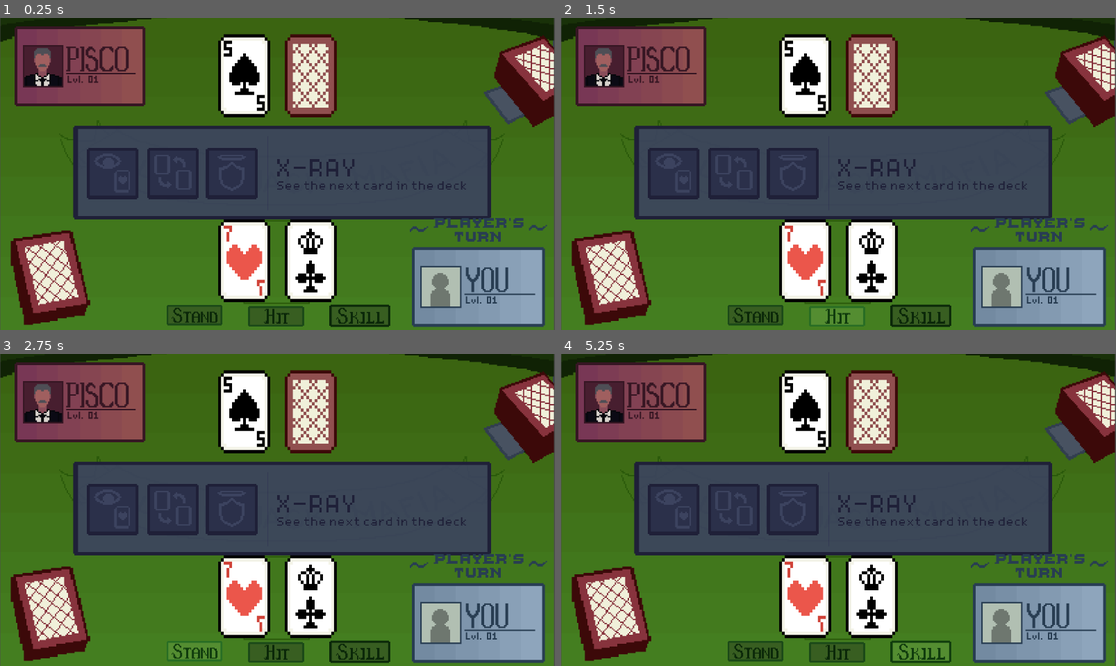
Above: before the commit, frames 1-4 (two rows, left to right).
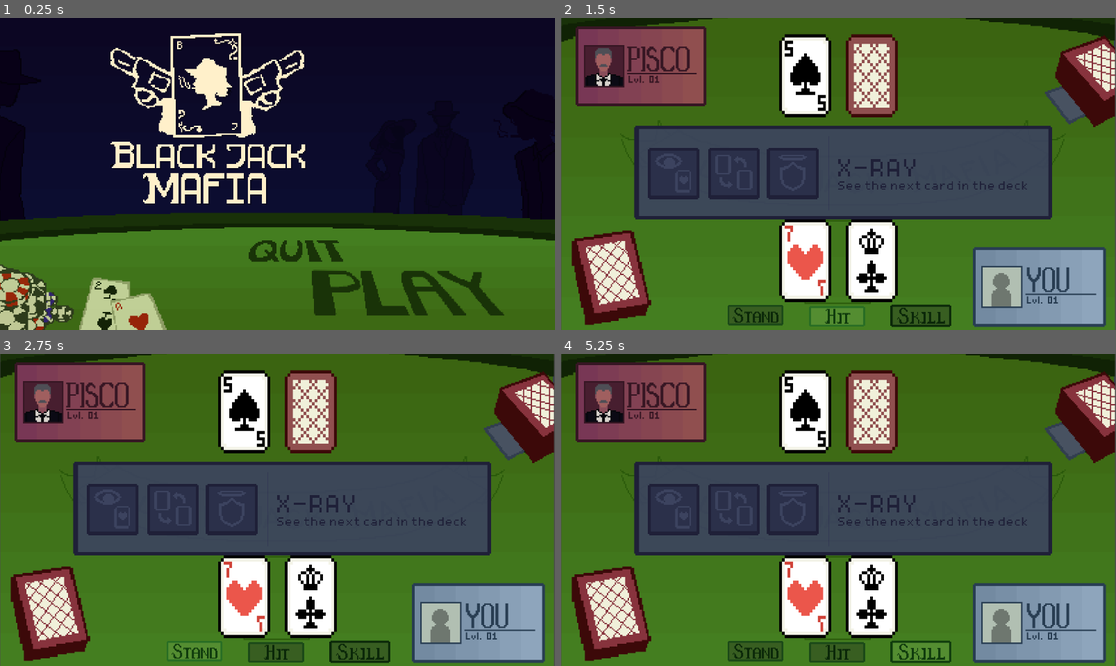
Above: after the commit, the same moments.

Repository: KANKAN25/BlackJackMafia
Game: Godot game, scene res://Main.tscn
The game is run twice, just before and just after one commit, with the same random seed, the same clock (stepped at 60 frames per second) and the same inputs.
Inputs (mouse positions are in pixels of both pictures, inside the frame that each line leads up to):
- Up to frame 1 (0.25 s): no input
- Up to frame 2 (1.5 s): click (921, 314) at 0.52 s; click (838, 317) at 1.25 s
- Up to frame 3 (2.75 s): click (194, 650) at 2 s
- Up to frame 4 (5.25 s): click (921, 650) at 2.75 s; click (838, 653) at 3.5 s; click (755, 650) at 4.25 s; click (921, 650) at 5 s

The runs differ from the first frame. In frame 1, 85% of the frame differs, in the area x 0-100%, y 0-100%; in frame 2, 0.5%; in frame 3, 0.5%; in frame 4, 0.5%.

Commit message:
Push mo yan teh

Diff:
--- a/Main.tscn
+++ b/Main.tscn
@@ -16,11 +16,53 @@
 [ext_resource type="Texture2D" uid="uid://bsnspmp5b8ceb" path="res://assets/PopUps/Dealer_turn.png" id="17_2gh4u"]
 [ext_resource type="Texture2D" uid="uid://dhmgcavme47r" path="res://assets/PopUps/Player_turn.png" id="18_devvj"]
 [ext_resource type="Texture2D" uid="uid://cck4qgo0xhse5" path="res://assets/PopUps/TIE.png" id="19_3b0ty"]
+[ext_resource type="Texture2D" uid="uid://3qaijpamr0b3" path="res://assets/Menu/Main_Menu.png" id="19_5tuhn"]
 [ext_resource type="Texture2D" uid="uid://d3k38cgga8yxl" path="res://assets/Buttons/Hit_btn.png" id="19_sqvbp"]
+[ext_resource type="Texture2D" uid="uid://cqe63igpins55" path="res://assets/Menu/Play_btn.png" id="20_2gh4u"]
+[ext_resource type="Texture2D" uid="uid://c3uyovxp2gie6" path="res://assets/Menu/Quit_btn.png" id="20_devvj"]
 [ext_resource type="Texture2D" uid="uid://tnivc10740xb" path="res://assets/Buttons/Stand_btn.png" id="20_hri7i"]
+[ext_resource type="Texture2D" uid="uid://bhdq7o4km6d2s" path="res://assets/Menu/Quit/Quit_Prompt.png" id="22_bg4s2"]
+[ext_resource type="Texture2D" uid="uid://qluq0rllr7kl" path="res://assets/Menu/Quit/No_btn.png" id="23_hhcpw"]
+[ext_resource type="Texture2D" uid="uid://dp3ium5c6akdy" path="res://assets/Menu/Quit/Yes_btn.png" id="24_hhcpw"]
 
 [sub_resource type="GDScript" id="GDScript_kjvhd"]
 script/source = "extends Node2D
+
+func _ready():
+	$Menu.visible = true
+	$GameArea.visible = false
+	$BG.visible = false
+	$Quit.visible = false
+
+
+func _on_play_pressed():
+	$GameArea.visible = true
+	$BG.visible = true
+	$Menu.visible = false
+	$GameArea/Turns.visible = false
+
+
+func _on_quit_pressed():
+	$Quit.visible = true
+
+
+func _on_no_btn_pressed():
+	$GameArea.visible = true
+	$BG.visible = true
+	$Quit.visible = false
+	$Menu.visible = false
+
+
+func _on_main_menu_pressed():
+	$Menu.visible = true
+	$GameArea.visible = false
+	$BG.visible = false
+
+
+
+
+func _on_yes_btn_pressed():
+	get_tree().quit()
 "
 
 [sub_resource type="CompressedTexture2D" id="CompressedTexture2D_20pc6"]
@@ -31,48 +73,45 @@
 [node name="Main" type="Node2D"]
 script = SubResource("GDScript_kjvhd")
 
-[node name="BG" type="Sprite2D" parent="."]
-position = Vector2(959.25, 540.5)
-scale = Vector2(0.56206, 0.567187)
-texture = ExtResource("3_lgr22")
-
-[node name="CardManager" type="Node2D" parent="."]
-script = ExtResource("1_uu6xs")
-
-[node name="PlayerHand" type="Node2D" parent="."]
-script = ExtResource("2_uu6xs")
-
-[node name="Deck" type="Node2D" parent="."]
+[node name="GameArea" type="CanvasLayer" parent="."]
+
+[node name="InputManager" type="Node2D" parent="GameArea"]
+script = ExtResource("5_fos0i")
+
+[node name="Deck" type="Node2D" parent="GameArea"]
 position = Vector2(229, 840)
 script = ExtResource("3_cm0pq")
 
-[node name="Sprite2D" type="Sprite2D" parent="Deck"]
+[node name="Sprite2D" type="Sprite2D" parent="GameArea/Deck"]
 position = Vector2(-54.3205, 45.6515)
 rotation = -0.144862
 scale = Vector2(0.681243, 0.63947)
 skew = -0.0802851
 texture = SubResource("CompressedTexture2D_20pc6")
 
-[node name="Area2D" type="Area2D" parent="Deck"]
+[node name="Area2D" type="Area2D" parent="GameArea/Deck"]
 collision_layer = 5
 collision_mask = 5
 
-[node name="CollisionShape2D" type="CollisionShape2D" parent="Deck/Area2D"]
+[node name="CollisionShape2D" type="CollisionShape2D" parent="GameArea/Deck/Area2D"]
 position = Vector2(-50.8302, 41.0645)
 rotation = -0.16057
 shape = SubResource("RectangleShape2D_cm0pq")
 
-[node name="InputManager" type="Node2D" parent="."]
-script = ExtResource("5_fos0i")
-
-[node name="PlayerCard" type="Node" parent="."]
-
-[node name="Player" type="Sprite2D" parent="PlayerCard"]
+[node name="CardManager" type="Node2D" parent="GameArea"]
+script = ExtResource("1_uu6xs")
+
+[node name="PlayerHand" type="Node2D" parent="GameArea"]
+script = ExtResource("2_uu6xs")
+
+[node name="PlayerCard" type="Node" parent="GameArea"]
+
+[node name="Player" type="Sprite2D" parent="GameArea/PlayerCard"]
 position = Vector2(1655.25, 931)
 scale = Vector2(0.612367, 0.627273)
 texture = ExtResource("9_5vvyt")
 
-[node name="SkillsBtn" type="TextureButton" parent="."]
+[node name="SkillsBtn" type="TextureButton" parent="GameArea"]
 offset_left = 1140.0
 offset_top = 992.0
 offset_right = 1596.0
@@ -82,14 +121,14 @@
 button_pressed = true
 texture_normal = ExtResource("8_20pc6")
 
-[node name="Dealer" type="Node2D" parent="."]
-
-[node name="Dealer" type="Sprite2D" parent="Dealer"]
+[node name="Dealer" type="Node2D" parent="GameArea"]
+
+[node name="Dealer" type="Sprite2D" parent="GameArea/Dealer"]
 position = Vector2(277, 167)
 scale = Vector2(0.601729, 0.629545)
 texture = ExtResource("11_20pc6")
 
-[node name="Hit" type="TextureButton" parent="."]
+[node name="Hit" type="TextureButton" parent="GameArea"]
 offset_left = 858.0
 offset_top = 997.0
 offset_right = 1314.0
@@ -97,7 +136,7 @@
 scale = Vector2(0.425, 0.425)
 texture_normal = ExtResource("19_sqvbp")
 
-[node name="Stand" type="TextureButton" parent="."]
+[node name="Stand" type="TextureButton" parent="GameArea"]
 offset_left = 576.0
 offset_top = 993.0
 offset_right = 1032.0
@@ -105,21 +144,21 @@
 scale = Vector2(0.425, 0.425)
 texture_normal = ExtResource("20_hri7i")
 
-[node name="GameManager" type="Node2D" parent="."]
+[node name="GameManager" type="Node2D" parent="GameArea"]
 script = ExtResource("1_2gh4u")
 
-[node name="LevelManager" type="Node2D" parent="."]
+[node name="LevelManager" type="Node2D" parent="GameArea"]
 script = ExtResource("12_5vvyt")
 
-[node name="Turns" type="Node2D" parent="."]
-
-[node name="ResultDisplay" type="Sprite2D" parent="Turns"]
+[node name="Turns" type="Node2D" parent="GameArea"]
+
+[node name="ResultDisplay" type="Sprite2D" parent="GameArea/Turns"]
 z_index = 1
 position = Vector2(968, 543)
 scale = Vector2(0.563674, 0.561538)
 texture = ExtResource("14_5tuhn")
 
-[node name="MainMenu" type="TextureButton" parent="Turns/ResultDisplay"]
+[node name="MainMenu" type="TextureButton" parent="GameArea/Turns/ResultDisplay"]
 z_index = 1
 offset_left = 195.148
 offset_top = 177.423
@@ -127,7 +166,7 @@
 offset_bottom = 345.423
 texture_normal = ExtResource("13_c2ibq")
 
-[node name="PlayAgain" type="TextureButton" parent="Turns/ResultDisplay"]
+[node name="PlayAgain" type="TextureButton" parent="GameArea/Turns/ResultDisplay"]
 z_index = 2
 offset_left = -830.268
 offset_top = 175.535
@@ -135,29 +174,82 @@
 offset_bottom = 343.535
 texture_normal = ExtResource("14_j4qnp")
 
-[node name="DealersTurn" type="Sprite2D" parent="Turns"]
+[node name="DealersTurn" type="Sprite2D" parent="GameArea/Turns"]
 position = Vector2(278, 362)
 scale = Vector2(0.572368, 0.572368)
 texture = ExtResource("17_2gh4u")
 
-[node name="PlayersTurn" type="Sprite2D" parent="Turns"]
+[node name="PlayersTurn" type="Sprite2D" parent="GameArea/Turns"]
 position = Vector2(1653, 733)
 scale = Vector2(0.605263, 0.605263)
 texture = ExtResource("18_devvj")
 
-[node name="Tie" type="Sprite2D" parent="Turns"]
+[node name="Tie" type="Sprite2D" parent="GameArea/Turns"]
 position = Vector2(957, 542)
 scale = Vector2(0.563674, 0.529808)
 texture = ExtResource("19_3b0ty")
 
-[connection signal="mouse_entered" from="SkillsBtn" to="InputManager" method="_on_skills_btn_mouse_entered"]
-[connection signal="mouse_exited" from="SkillsBtn" to="InputManager" method="_on_skills_btn_mouse_exited"]
-[connection signal="pressed" from="SkillsBtn" to="InputManager" method="_on_skills_btn_pressed"]
-[connection signal="mouse_entered" from="Hit" to="InputManager" method="_on_hit_mouse_entered"]
-[connection signal="mouse_exited" from="Hit" to="InputManager" method="_on_hit_mouse_exited"]
-[connection signal="pressed" from="Hit" to="InputManager" method="_on_hit_pressed"]
-[connection signal="mouse_entered" from="Stand" to="InputManager" method="_on_stand_mouse_entered"]
-[connection signal="mouse_exited" from="Stand" to="InputManager" method="_on_stand_mouse_exited"]
-[connection signal="pressed" from="Stand" to="InputManager" method="_on_stand_pressed"]
-[connection signal="mouse_entered" from="Turns/ResultDisplay/PlayAgain" to="InputManager" method="_on_play_again_mouse_entered"]
-[connection signal="pressed" from="Turns/ResultDisplay/PlayAgain" to="InputManager" method="_on_play_again_pressed"]
+[node name="BG" type="Sprite2D" parent="."]
+position = Vector2(959.25, 540.5)
+scale = Vector2(0.56206, 0.567187)
+texture = ExtResource("3_lgr22")
+
+[node name="Menu" type="CanvasLayer" parent="."]
+
+[node name="Background" type="Sprite2D" parent="Menu"]
+position = Vector2(961, 542)
+scale = Vector2(0.565434, 0.571354)
+texture = ExtResource("19_5tuhn")
+
+[node name="Quit" type="TextureButton" parent="Menu/Background"]
+offset_left = -261.746
+offset_top = 337.794
+offset_right = 506.254
+offset_bottom = 604.794
+texture_normal = ExtResource("20_devvj")
+
+[node name="Play" type="TextureButton" parent="Menu/Background"]
+offset_left = 84.8906
+offset_top = 521.568
+offset_right = 1620.89
+offset_bottom = 981.568
+scale = Vector2(0.915, 0.915)
+texture_normal = ExtResource("20_2gh4u")
+
+[node name="Quit" type="CanvasLayer" parent="."]
+
+[node name="Window" type="Sprite2D" parent="Quit"]
+position = Vector2(943, 616)
+scale = Vector2(0.762324, 0.8375)
+texture = ExtResource("22_bg4s2")
+
+[node name="NoBtn" type="TextureButton" parent="Quit/Window"]
+offset_left = -720.166
+offset_top = 63.2836
+offset_right = -61.1663
+offset_bottom = 210.284
+texture_normal = ExtResource("23_hhcpw")
+
+[node name="YesBtn" type="TextureButton" parent="Quit/Window"]
+offset_left = 53.783
+offset_top = 60.8955
+offset_right = 716.783
+offset_bottom = 208.896
+texture_normal = ExtResource("24_hhcpw")
+
+[connection signal="mouse_entered" from="GameArea/SkillsBtn" to="GameArea/InputManager" method="_on_skills_btn_mouse_entered"]
+[connection signal="mouse_exited" from="GameArea/SkillsBtn" to="GameArea/InputManager" method="_on_skills_btn_mouse_exited"]
+[connection signal="pressed" from="GameArea/SkillsBtn" to="GameArea/InputManager" method="_on_skills_btn_pressed"]
+[connection signal="mouse_entered" from="GameArea/Hit" to="GameArea/InputManager" method="_on_hit_mouse_entered"]
+[connection signal="mouse_exited" from="GameArea/Hit" to="GameArea/InputManager" method="_on_hit_mouse_exited"]
+[connection signal="pressed" from="GameArea/Hit" to="GameArea/InputManager" method="_on_hit_pressed"]
+[connection signal="mouse_entered" from="GameArea/Stand" to="GameArea/InputManager" method="_on_stand_mouse_entered"]
+[connection signal="mouse_exited" from="GameArea/Stand" to="GameArea/InputManager" method="_on_stand_mouse_exited"]
+[connection signal="pressed" from="GameArea/Stand" to="GameArea/InputManager" method="_on_stand_pressed"]
+[connection signal="pressed" from="GameArea/Turns/ResultDisplay/MainMenu" to="." method="_on_main_menu_pressed"]
+[connection signal="mouse_entered" from="GameArea/Turns/ResultDisplay/PlayAgain" to="GameArea/InputManager" method="_on_play_again_mouse_entered"]
+[connection signal="pressed" from="GameArea/Turns/ResultDisplay/PlayAgain" to="GameArea/InputManager" method="_on_play_again_pressed"]
+[connection signal="pressed" from="Menu/Background/Quit" to="." method="_on_quit_pressed"]
+[connection signal="pressed" from="Menu/Background/Play" to="." method="_on_play_pressed"]
+[connection signal="pressed" from="Quit/Window/NoBtn" to="." method="_on_no_btn_pressed"]
+[connection signal="pressed" from="Quit/Window/YesBtn" to="." method="_on_yes_btn_pressed"]
Not shown: 1 places in Main.tscn that only renumber resources
Binary file added: assets/Menu/Main_Menu.png
Not shown, added: assets/Menu/Main_Menu.png.import
Binary file added: assets/Menu/Play_btn.png
Not shown, added: assets/Menu/Play_btn.png.import
Binary file added: assets/Menu/Quit/No_btn.png
Not shown, added: assets/Menu/Quit/No_btn.png.import
Binary file added: assets/Menu/Quit/Quit_Prompt.png
Not shown, added: assets/Menu/Quit/Quit_Prompt.png.import
Binary file added: assets/Menu/Quit/Yes_btn.png
Not shown, added: assets/Menu/Quit/Yes_btn.png.import
Binary file added: assets/Menu/Quit_btn.png
(and 1 more such lines)
